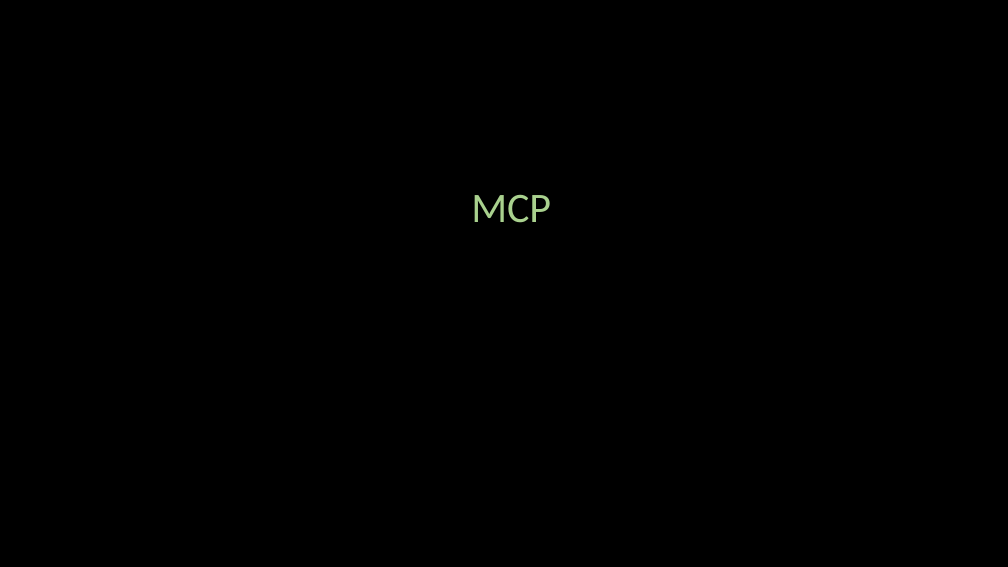
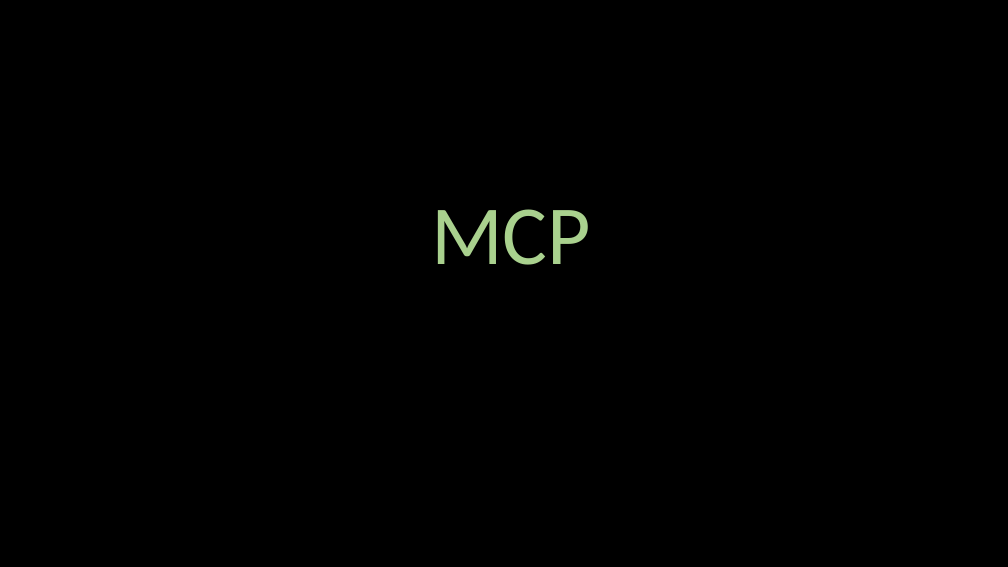
Before and after one commit to ash322ash422/github_loxford_pvt, a slide deck: slide 1 of AgenticAI/7_Advance/MCP/1_getting_started/mcp_weather_calculator/NOTES.pptx. Drawn at 1008x567 pixels with LibreOffice and Linux fonts; fonts in the diff are those of the drawing; background and template pictures are left out. Boxes give left, top, right and bottom in pixels: in the first picture for what was removed or moved away, otherwise in the second. Text is boxed around its words. In the diff, an @@ line names an element or a change of style, - is before the commit and + after.

```diff
--- a/AgenticAI/7_Advance/MCP/1_getting_started/mcp_weather_calculator/NOTES.pptx
+++ b/AgenticAI/7_Advance/MCP/1_getting_started/mcp_weather_calculator/NOTES.pptx
@@ text "MCP" at (431,209,591,265): size 40 to 80 pt @@
```
Also in this commit, not shown: 2 other slides changed, 10 slides added, 1 slide removed, 18 other files.
